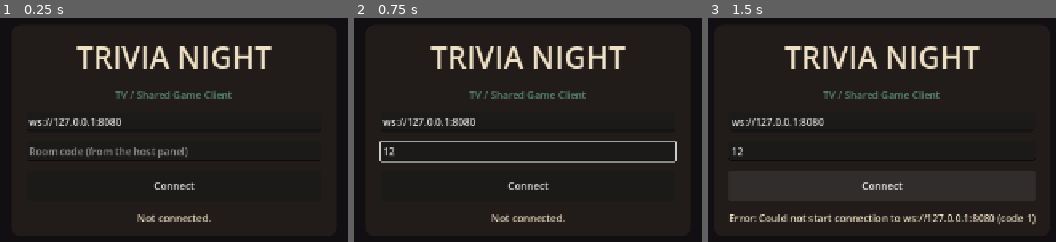
Above: before the commit, frames 1-3 (left to right).
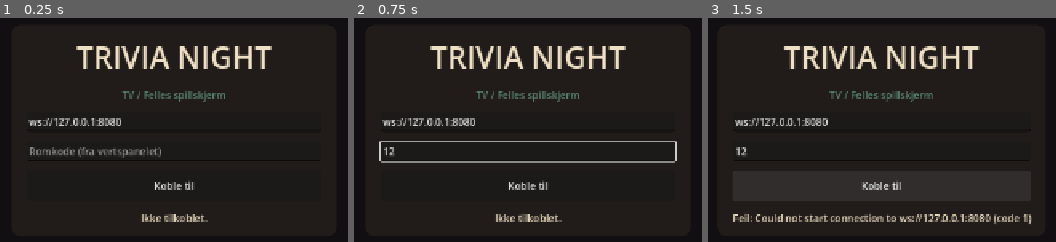
Above: after the commit, the same moments.

Repository: thepig123/trivia-night
Game: Godot game, scene res://scenes/Main.tscn
Two runs of this game, one before a commit and one after it. Both use one fixed random seed, a clock stepped at 60 frames per second and the inputs below.
Inputs (mouse positions are in pixels of both pictures, inside the frame that each line leads up to):
- Up to frame 1 (0.25 s): no input
- Up to frame 2 (0.75 s): click (528, 152) at 0.52 s; type "12" at 0.6 s
- Up to frame 3 (1.5 s): click "Connect" (after the commit: "Koble til") at 1.25 s

The runs differ from the first frame. In frame 1, 2.1% of the frame differs, in the area x 11-67%, y 32-92%; in frame 2, 1.4%; in frame 3, 5.5%, in the area x 6-95%, y 12-93%.

Commit message:
Localize and rebalance route presentation

Diff:
--- a/godot/scripts/Main.gd
+++ b/godot/scripts/Main.gd
@@ -17,7 +17,7 @@
 var _game_layer: CanvasLayer
 var _room_label: Label
 var _phase_label: Label
-var _scoreboard: HBoxContainer
+var _scoreboard: VBoxContainer
 var _question_panel: PanelContainer
 var _question_label: Label
 var _map_scroll: ScrollContainer
@@ -64,34 +64,34 @@
 	v.add_child(title)
 
 	var subtitle := Label.new()
-	subtitle.text = "TV / Shared Game Client"
+	subtitle.text = "TV / Felles spillskjerm"
 	subtitle.add_theme_color_override("font_color", GameTheme.TEAL)
 	subtitle.horizontal_alignment = HORIZONTAL_ALIGNMENT_CENTER
 	v.add_child(subtitle)
 
 	_url_input = LineEdit.new()
 	_url_input.text = "ws://127.0.0.1:8080"
-	_url_input.placeholder_text = "Server URL"
+	_url_input.placeholder_text = "Serveradresse"
 	v.add_child(_url_input)
 
 	_room_input = LineEdit.new()
-	_room_input.placeholder_text = "Room code (from the host panel)"
+	_room_input.placeholder_text = "Romkode (fra vertspanelet)"
 	v.add_child(_room_input)
 
 	var connect_btn := Button.new()
-	connect_btn.text = "Connect"
+	connect_btn.text = "Koble til"
 	connect_btn.custom_minimum_size = Vector2(0, 48)
 	connect_btn.pressed.connect(_on_connect_pressed)
 	v.add_child(connect_btn)
 
 	_status_label = Label.new()
-	_status_label.text = "Not connected."
+	_status_label.text = "Ikke tilkoblet."
 	_status_label.add_theme_color_override("font_color", GameTheme.CREAM)
 	_status_label.horizontal_alignment = HORIZONTAL_ALIGNMENT_CENTER
 	v.add_child(_status_label)
 
 func _on_connect_pressed() -> void:
-	_status_label.text = "Connecting…"
+	_status_label.text = "Kobler til…"
 	# Say hello once connected — handled by ServerConnection when the socket opens,
 	# but we set the pending room code now so it fires as soon as it's ready.
 	ServerConnection.set_pending_room(_room_input.text.strip_edges().to_upper())
@@ -99,10 +99,10 @@
 
 func _on_connection_changed(is_connected: bool) -> void:
 	_connected = is_connected
-	_status_label.text = "Connected. Waiting for room state…" if is_connected else "Disconnected. Retrying…"
+	_status_label.text = "Tilkoblet. Venter på rommet…" if is_connected else "Frakoblet. Prøver igjen…"
 
 func _on_server_error(message: String) -> void:
-	_status_label.text = "Error: " + message
+	_status_label.text = "Feil: " + message
 
 # ---------------- Main game layer ----------------
 
@@ -119,6 +119,7 @@
 	root_h.set_anchors_preset(Control.PRESET_FULL_RECT)
 	root_h.add_theme_constant_override("separation", 14)
 	_game_layer.add_child(root_h)
+	root_h.add_child(_build_tier_legend())
 
 	var root_v := VBoxContainer.new()
 	root_v.size_flags_horizontal = Control.SIZE_EXPAND_FILL
@@ -148,12 +149,6 @@
 	_phase_label.add_theme_color_override("font_color", GameTheme.TEAL)
 	root_v.add_child(_phase_label)
 
-	# --- Scoreboard ---
-	_scoreboard = HBoxContainer.new()
-	_scoreboard.add_theme_constant_override("separation", 14)
-	_scoreboard.custom_minimum_size = Vector2(0, 110)
-	root_v.add_child(_scoreboard)
-
 	# --- Active question banner ---
 	_question_panel = PanelContainer.new()
 	_question_panel.custom_minimum_size = Vector2(0, 90)
@@ -178,7 +173,26 @@
 	_map_column.size_flags_horizontal = Control.SIZE_EXPAND_FILL
 	_map_scroll.add_child(_map_column)
 
-	root_h.add_child(_build_tier_legend())
+	root_h.add_child(_build_team_sidebar())
+
+func _build_team_sidebar() -> PanelContainer:
+	var panel := PanelContainer.new()
+	panel.custom_minimum_size = Vector2(245, 0)
+	_style_panel(panel, GameTheme.BG_PANEL)
+	var v := VBoxContainer.new()
+	v.add_theme_constant_override("separation", 12)
+	panel.add_child(v)
+	var heading := Label.new()
+	heading.text = "LAGENE"
+	heading.horizontal_alignment = HORIZONTAL_ALIGNMENT_CENTER
+	heading.add_theme_color_override("font_color", GameTheme.YELLOW)
+	heading.add_theme_font_size_override("font_size", 19)
+	v.add_child(heading)
+	_scoreboard = VBoxContainer.new()
+	_scoreboard.add_theme_constant_override("separation", 12)
+	_scoreboard.size_flags_vertical = Control.SIZE_EXPAND_FILL
+	v.add_child(_scoreboard)
+	return panel
 
 func _build_tier_legend() -> PanelContainer:
 	var panel := PanelContainer.new()
@@ -190,7 +204,7 @@
 	panel.add_child(v)
 
 	var heading := Label.new()
-	heading.text = "TIER BOUNTY"
+	heading.text = "POENGTABELL"
 	heading.add_theme_font_size_override("font_size", 19)
 	heading.add_theme_color_override("font_color", GameTheme.YELLOW)
 	heading.horizontal_alignment = HORIZONTAL_ALIGNMENT_CENTER
@@ -218,7 +232,7 @@
 		v.add_child(row)
 
 	var note := Label.new()
-	note.text = "Harder encounters\nyield greater rewards."
+	note.text = "Vanskeligere spørsmål\ngir flere poeng."
 	note.autowrap_mode = TextServer.AUTOWRAP_WORD_SMART
 	note.add_theme_color_override("font_color", Color("#B8A98D"))
 	note.add_theme_font_size_override("font_size", 13)
@@ -246,8 +260,8 @@
 		_connect_layer.visible = false
 		_game_layer.visible = true
 
-	_room_label.text = "ROOM " + str(state.get("roomCode", ""))
-	_phase_label.text = "PHASE: " + str(state.get("phase", "")).to_upper()
+	_room_label.text = "ROM " + str(state.get("roomCode", ""))
+	_phase_label.text = "FASE: " + str(state.get("phase", "")).to_upper()
 
 	_render_scoreboard(state.get("teams", []), state.get("currentResponderId", ""), state.get("lockedOutTeamIds", []), state.get("targetScore", 10000))
 	_render_question(state)
@@ -286,20 +300,20 @@
 			progress_label.text = "FINALIST"
 			progress_label.add_theme_color_override("font_color", GameTheme.YELLOW)
 		else:
-			progress_label.text = "%d TO FINAL" % max(0, target_score - int(team.get("score", 0)))
+			progress_label.text = "%d TIL FINALEN" % max(0, target_score - int(team.get("score", 0)))
 			progress_label.add_theme_color_override("font_color", Color("#B8A98D"))
 		progress_label.add_theme_font_size_override("font_size", 11)
 		v.add_child(progress_label)
 
 		if team.get("id", "") in locked:
 			var lock_label := Label.new()
-			lock_label.text = "LOCKED OUT"
+			lock_label.text = "UTELÅST"
 			lock_label.add_theme_color_override("font_color", GameTheme.CORAL)
 			lock_label.add_theme_font_size_override("font_size", 12)
 			v.add_child(lock_label)
 		elif is_first:
 			var buzz_label := Label.new()
-			buzz_label.text = "BUZZED IN"
+			buzz_label.text = "BUZZET INN"
 			buzz_label.add_theme_color_override("font_color", GameTheme.YELLOW)
 			buzz_label.add_theme_font_size_override("font_size", 12)
 			v.add_child(buzz_label)
@@ -327,6 +341,7 @@
 
 	var nodes: Array = map.get("nodes", [])
 	var steps: int = map.get("steps", 15)
+	var node_controls := {}
 
 	# Group nodes by step so we can draw one row per step.
 	var by_step := {}
@@ -380,18 +395,40 @@
 			else:
 				var tier: String = str(n.get("tier", "T5"))
 				var category: String = str(n.get("category", "Unknown"))
-				lbl.text = "%s\n%s · %d" % [category, tier, GameTheme.TIER_POINTS.get(tier, 0)]
+				var tier_sigil: String = GameTheme.TIER_SIGILS.get(tier, "◆")
+				lbl.text = "%s\n%s  %s" % [category, tier_sigil, tier]
 			lbl.add_theme_font_size_override("font_size", 12)
 			lbl.add_theme_color_override("font_color", GameTheme.CREAM)
 			dot.add_child(lbl)
+			node_controls[str(n.get("id", ""))] = dot
 
 			row.add_child(dot)
 
 		_map_column.add_child(row)
 		_map_column.move_child(row, 0)
+
+	# Draw the real server-provided connections after containers have laid out
+	# their node controls. Node2D children do not affect VBox layout.
+	await get_tree().process_frame
+	for n in nodes:
+		var from_id: String = str(n.get("id", ""))
+		if not node_controls.has(from_id):
+			continue
+		for target_id_value in n.get("nextNodeIds", []):
+			var target_id: String = str(target_id_value)
+			if not node_controls.has(target_id):
+				continue
+			var line := Line2D.new()
+			var from_control: Control = node_controls[from_id]
+			var target_control: Control = node_controls[target_id]
+			line.add_point(from_control.global_position - _map_column.global_position + from_control.size / 2.0)
+			line.add_point(target_control.global_position - _map_column.global_position + target_control.size / 2.0)
+			line.width = 3.0
+			line.default_color = GameTheme.YELLOW if n.get("status", "") in ["selected", "completed"] and target_id in map.get("selectedPath", []) else Color("#765638")
+			line.z_index = -1
+			_map_column.add_child(line)
 
 	# The current step is now the TOP-most row (since higher steps get
 	# pushed to the front). Scroll there so the active edge of the climb
 	# stays in view as the game progresses.
-	await get_tree().process_frame
 	_map_scroll.scroll_vertical = 0
